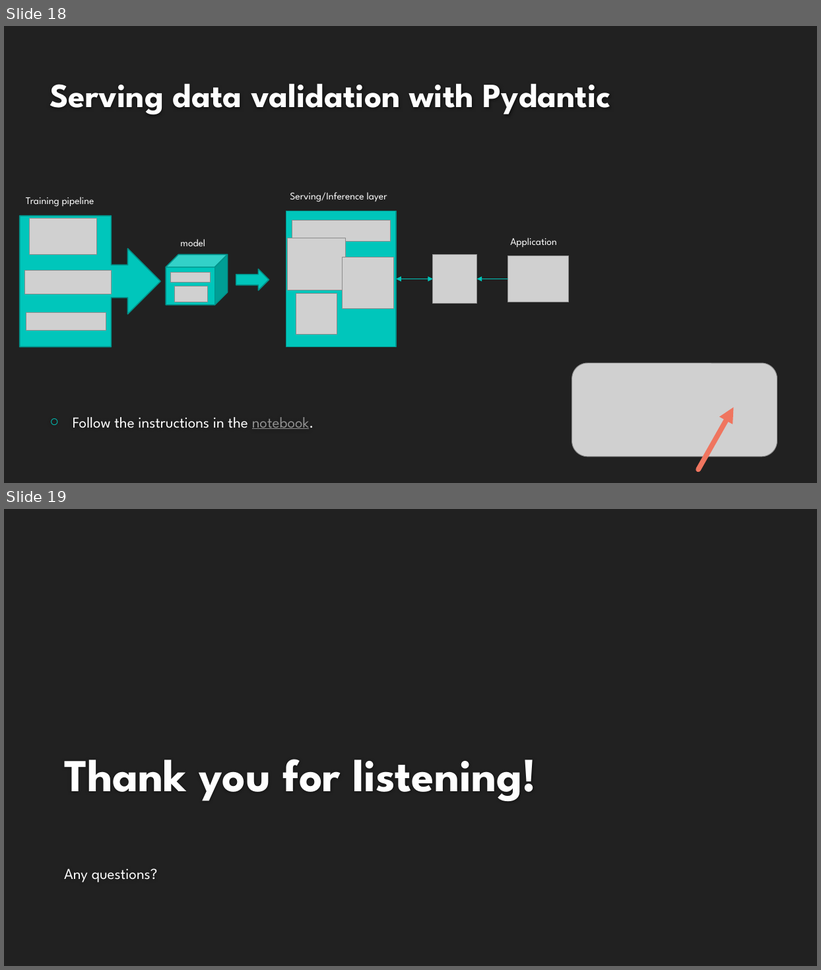
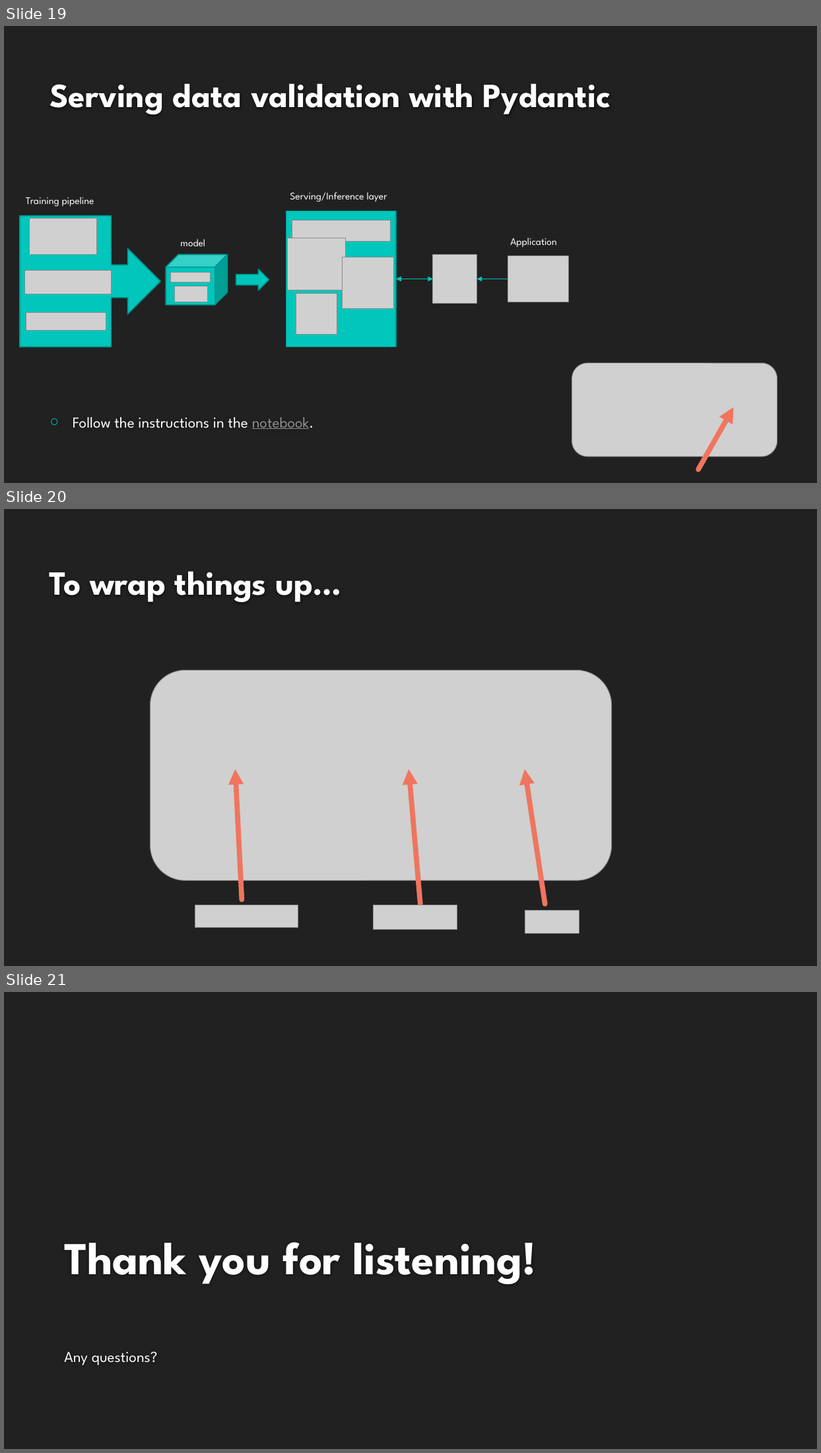
Before and after one commit to NatanMish/data_validation, a slide deck: Data Validation for Data Science.pptx. Shown one above the other, each under a label of ours: slides 18 and 19 before the commit, slides 19, 20 and 21 after it. The pictures are 821x970 and 821x1453 pixels, drawn with LibreOffice and Linux fonts; fonts in the diff are those of the drawing; grey boxes stand for pictures; background and template pictures are left out. Boxes give left, top, right and bottom in pixels: in the first picture for what was removed or moved away, otherwise in the second. Text is boxed around its words. In the diff, an @@ line names an element or a change of style, - is before the commit and + after.

```diff
--- a/Data Validation for Data Science.pptx
+++ b/Data Validation for Data Science.pptx
@@ slide 20 added at [4, 509, 817, 966], background #212121 @@
@@ title added at [49, 571, 341, 603], 40 pt, text #FEFEFE, bold @@
+To wrap things up…
@@ picture added at [151, 670, 612, 881] @@
@@ arrow added from (242, 900) to (235, 770), #EF755F 6 pt @@
@@ arrow added from (420, 904) to (409, 770), #EF755F 6 pt @@
@@ arrow added from (545, 904) to (525, 770), #EF755F 6 pt @@
@@ picture added at [195, 906, 298, 928] @@
@@ picture added at [373, 906, 457, 930] @@
@@ picture added at [525, 911, 580, 933] @@
@@ what was slide 18 is now slide 19 @@
@@ what was slide 19 is now slide 21 @@
```
Also in this commit, not shown: 3 slides changed, 1 other slide added, 4 other files.
